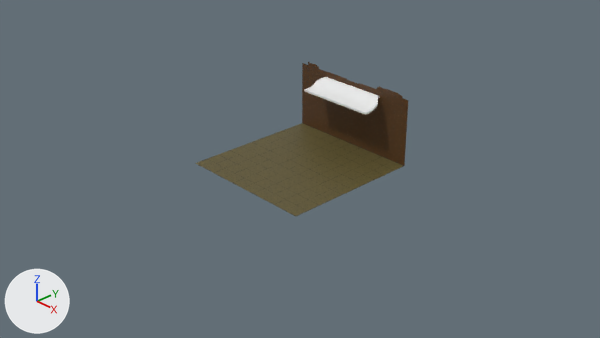
The Blender file projects/Project Dragon/res/For Alan/Blend Files/side buildings.blend, before and after one commit.
One viewpoint serves both versions: the file's camera 'Camera'. Lighting does not change. The marker at lower left points along +X, +Y and +Z.

Before the edit, the objects in view are built like this:
```python
me_cube_003 = bpy.data.meshes.new('Cube.003')
me_cube_003.from_pydata(...)  # 528 vertices, 526 faces; spans x -1.0..1.0, y -1.0..1.0, z -13.79..-2.77
me_plane = bpy.data.meshes.new('Plane')
me_plane.from_pydata(...)  # 4 vertices, 1 face; spans x -1.0..1.0, y -1.0..1.0, z 0.0
me_plane.materials.append(mat_material_001)  # picture img_floor_png
me_plane_001 = bpy.data.meshes.new('Plane.001')
me_plane_001.from_pydata(...)  # 30 vertices, 1 face; spans x -1.0..1.0, y -1.0..1.0, z 0.0
me_plane_001.materials.append(mat_material_002)  # picture img_wall_png
ob_cube_001 = bpy.data.objects.new('Cube.001', me_cube_003)
ob_cube_001.location = (0.0, 0.822, 0.914)
ob_cube_001.scale = (0.582, 0.178, 0.0141)
ob_plane = bpy.data.objects.new('Plane', me_plane)
ob_plane.location = (0.0, 0.0, 0.0)
ob_plane_001 = bpy.data.objects.new('Plane.001', me_plane_001)
ob_plane_001.location = (0.0, 1.0, 0.5)
ob_plane_001.rotation_euler = (1.571, 0.0, 0.0)  # degrees (90, 0, 0)
ob_plane_001.scale = (1.0, 0.5, 1.0)
```
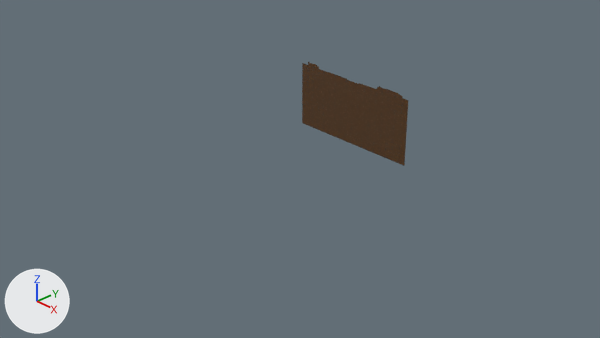
The change, as a list of edits to the scene's bpy script:
```text
Change me_cube_003:
    used by ob_cube_001; location = (0.0, 0.822, 0.914); scale = (0.582, 0.178, 0.0141)
    remove me_cube_003.from_pydata(...)  # 528 vertices, 526 faces; spans x -1.0..1.0, y -1.0..1.0, z -13.79..-2.77
    add me_cube_003.from_pydata(...)  # 534 vertices, 1063 faces, 3 loose edges; spans x -1.0..1.0, y -1.13..0.87, z -5.2..8.37
    me_cube_003 part 1: 528 vertices removed from x -1.0..1.0, y -1.0..1.0, z -13.79..-2.77; 534 vertices added at x -1.0..1.0, y -1.13..0.87, z -5.2..8.37
Change ob_plane:
    add ob_plane.hide_set(True)
Change ob_cube_001:
    ob_cube_001.location: (0.0, 0.822, 0.914) -> (0.0, 0.845, 0.651)
    add ob_cube_001.hide_set(True)
```

Where the change shows, as pixel boxes [x1, y1, x2, y2] in the pictures (600 x 338 px):
'Plane', hidden (brown): before [196, 123, 403, 216]
'Cube.001', hidden: before [304, 77, 380, 115]
